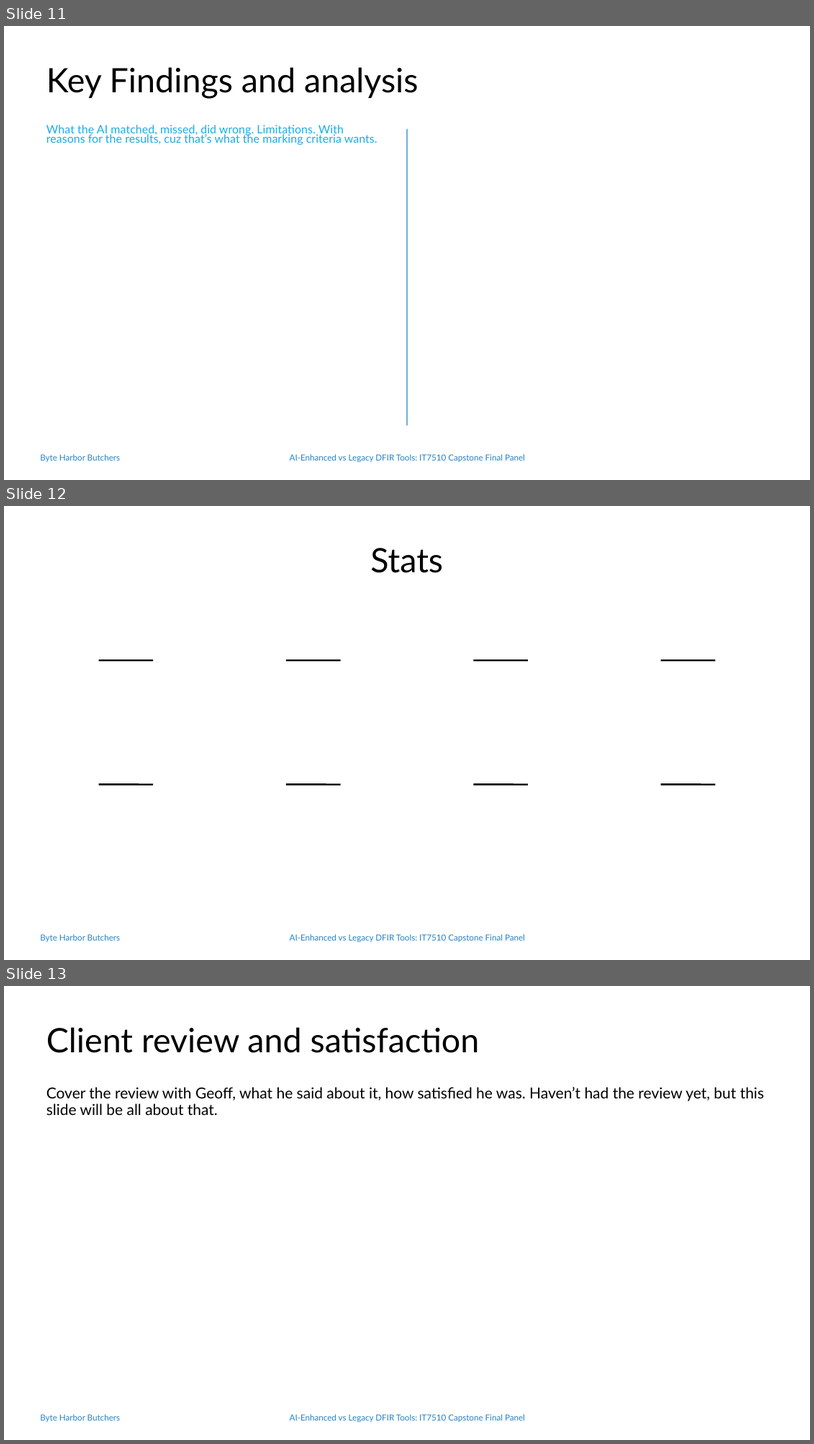
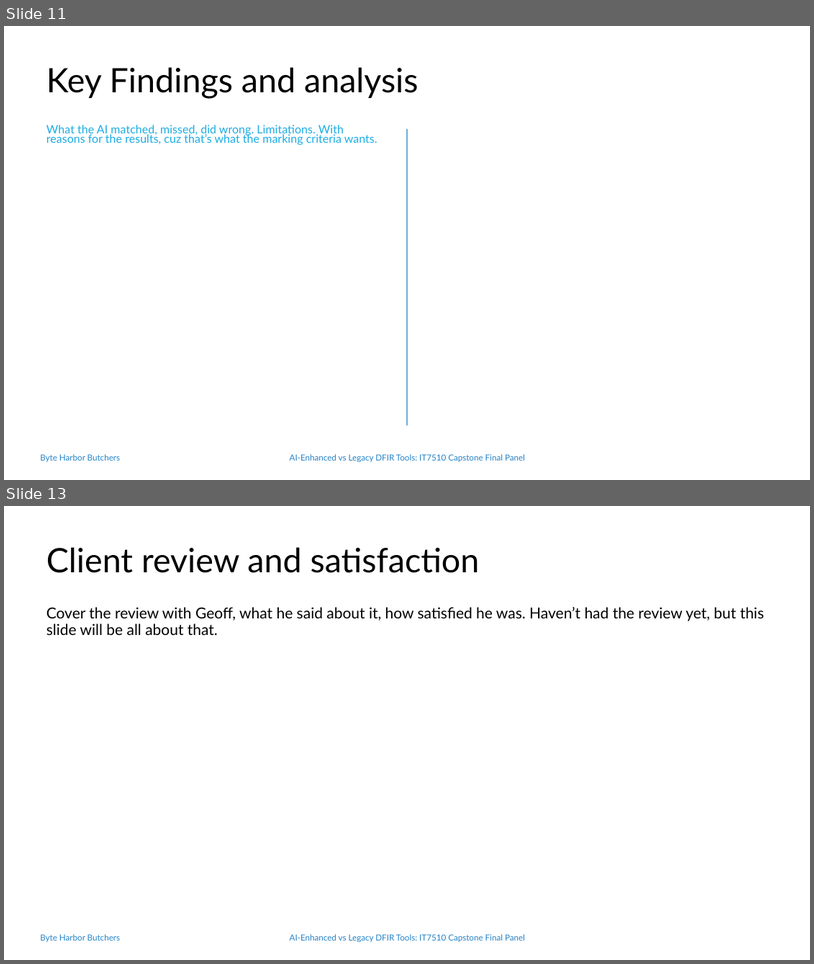
Before and after one commit to DavidSushames/BHB-Capstone, a slide deck: Academic Documents/Final Panel Presentation/Final Panel Slides 1.1 - DS.pptx. Shown one above the other, each under a label of ours: slides 11, 12 and 13 before the commit, slides 11 and 13 after it; the slides between them are not shown. The pictures are 814x1444 and 814x964 pixels, drawn with LibreOffice and Linux fonts; fonts in the diff are those of the drawing; background and template pictures are left out. Boxes give left, top, right and bottom in pixels: in the first picture for what was removed or moved away, otherwise in the second. Text is boxed around its words. In the diff, an @@ line names an element or a change of style, - is before the commit and + after.

```diff
--- a/Academic Documents/Final Panel Presentation/Final Panel Slides 1.1 - DS.pptx
+++ b/Academic Documents/Final Panel Presentation/Final Panel Slides 1.1 - DS.pptx
@@ slide 12 removed at (x1=4, y1=506, x2=810, y2=960), background #FFFFFF; not listed: 2 template elements that a slide beside it also shows @@
@@ title removed at (x1=370, y1=548, x2=443, y2=573) @@
-Stats
@@ line removed from (99, 660) to (154, 660) @@
@@ line removed from (286, 660) to (341, 660) @@
@@ line removed from (474, 660) to (528, 660) @@
@@ line removed from (661, 660) to (716, 660) @@
@@ line removed from (99, 784) to (154, 784) @@
@@ line removed from (286, 784) to (341, 784) @@
@@ line removed from (474, 784) to (528, 784) @@
@@ line removed from (661, 784) to (716, 784) @@
```
Also in this commit, not shown: 1 slide added, 4 other files.
